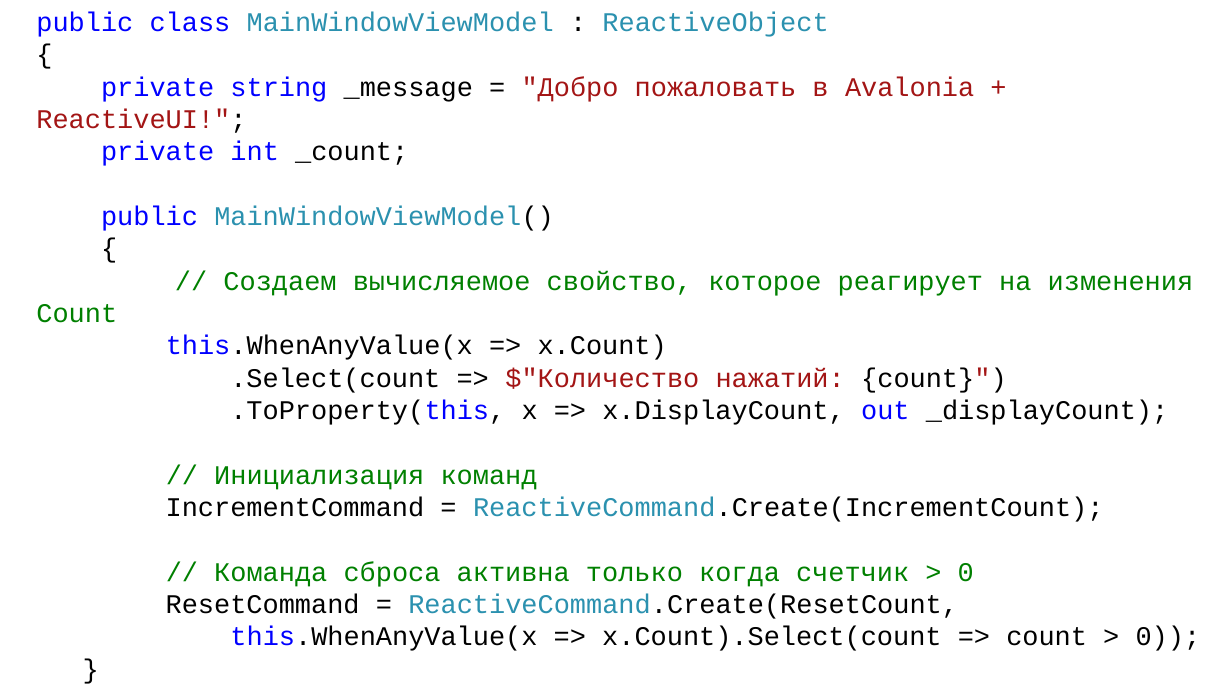
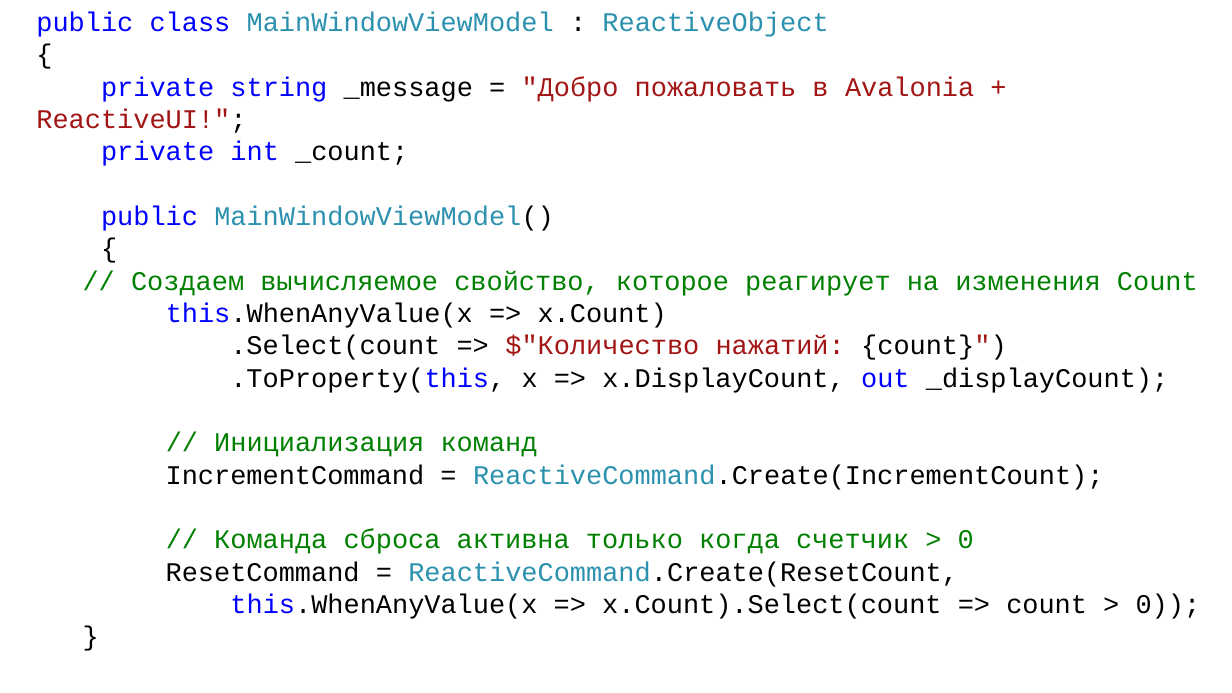
Before and after one commit to DaniilKlyukin/OOP-6, a slide deck: slide 26 of Лекции/ООП 2 лек 2.pptx. Drawn at 1232x693 pixels with LibreOffice and Linux fonts; fonts in the diff are those of the drawing. Boxes give left, top, right and bottom in pixels: in the first picture for what was removed or moved away, otherwise in the second. Text is boxed around its words. In the diff, an @@ line names an element or a change of style, - is before the commit and + after.

```diff
--- a/Лекции/ООП 2 лек 2.pptx
+++ b/Лекции/ООП 2 лек 2.pptx
@@ text "public class MainWindowViewModel : ReactiveObject" rewrapped from [36, 12, 1201, 651] to [36, 12, 1201, 619] @@
```
Also in this commit, not shown: 1 other slide changed.
